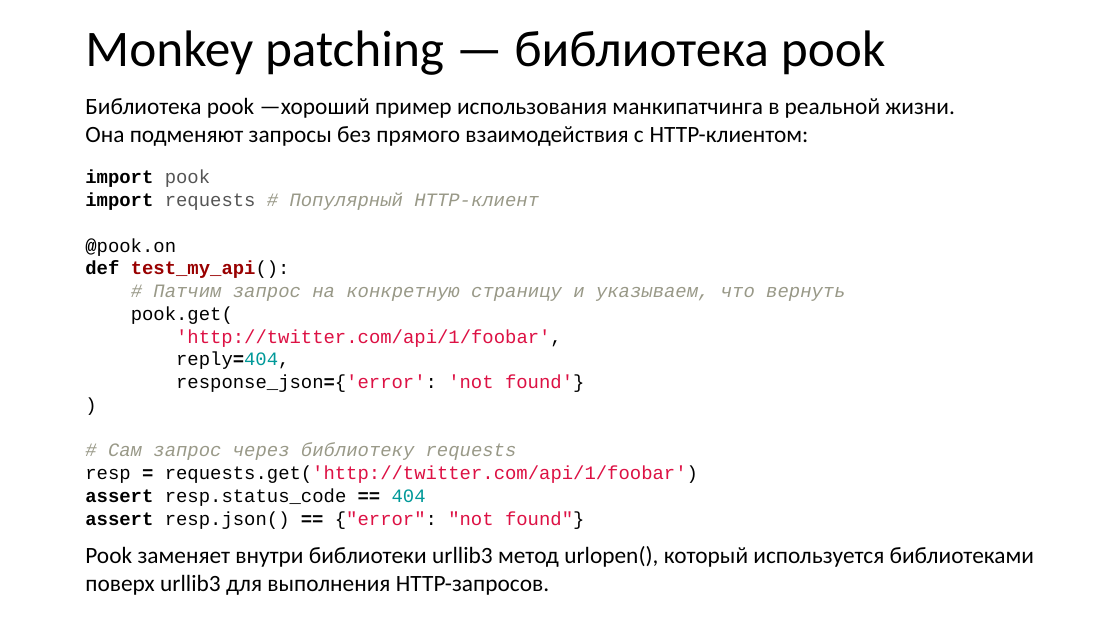
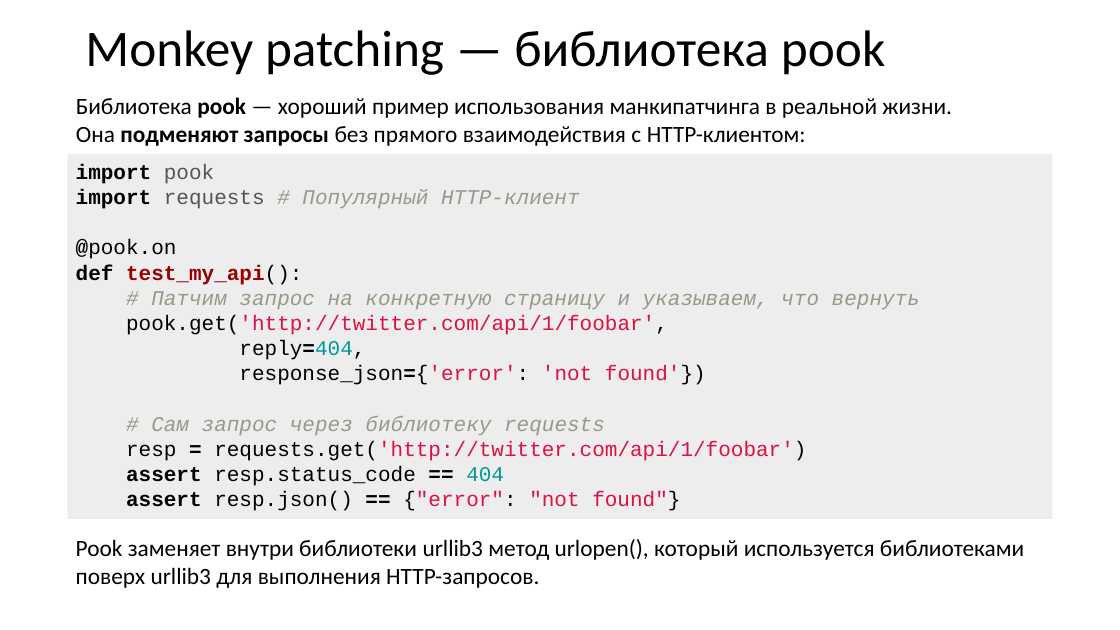
Before and after one commit to xtrueman/prog_instruments, a slide deck: slide 82 of presentations/UnitTests.pptx (slide 81 before the commit). Drawn at 1120x630 pixels with LibreOffice and Linux fonts; fonts in the diff are those of the drawing. Boxes give left, top, right and bottom in pixels: in the first picture for what was removed or moved away, otherwise in the second. Text is boxed around its words. In the diff, an @@ line names an element or a change of style, - is before the commit and + after.

```diff
--- a/presentations/UnitTests.pptx
+++ b/presentations/UnitTests.pptx
@@ text at (76,97,952,146): text changed; size 16.2 to 20 pt; font Courier New to Calibri @@
-Библиотека pook —хороший пример использования манкипатчинга в реальной жизни.
-Она подменяют запросы без прямого взаимодействия с HTTP-клиентом:
-import pook
-import requests # Популярный HTTP-клиент
-@pook.on
-def test_my_api():
-# Патчим запрос на конкретную страницу и указываем, что вернуть
-pook.get(
-'http://twitter.com/api/1/foobar',
-reply=404,
-response_json={'error': 'not found'}
-)
-# Сам запрос через библиотеку requests
-resp = requests.get('http://twitter.com/api/1/foobar')
-assert resp.status_code == 404
-assert resp.json() == {"error": "not found"}
-Pook заменяет внутри библиотеки urllib3 метод urlopen(), который используется библиотеками поверх urllib3 для выполнения HTTP-запросов.
+Библиотека pook — хороший пример использования манкипатчинга в реальной жизни.
+Она подменяют запросы без прямого взаимодействия с HTTP-клиентом:
@@ rectangle added at (67,155,1053,519), fill #EDEDED, 18 pt, text #000000 @@
+import pook
+import requests # Популярный HTTP-клиент
+@pook.on
+def test_my_api():
+# Патчим запрос на конкретную страницу и указываем, что вернуть
+pook.get('http://twitter.com/api/1/foobar',
+reply=404,
+response_json={'error': 'not found'})
+# Сам запрос через библиотеку requests
+resp = requests.get('http://twitter.com/api/1/foobar')
+assert resp.status_code == 404
+assert resp.json() == {"error": "not found"}
@@ text added at (76,539,1024,588), 20 pt, text #000000 @@
+Pook заменяет внутри библиотеки urllib3 метод urlopen(), который используется библиотеками поверх urllib3 для выполнения HTTP-запросов.
```
Also in this commit, not shown: 33 other slides changed, 2 slides added.
